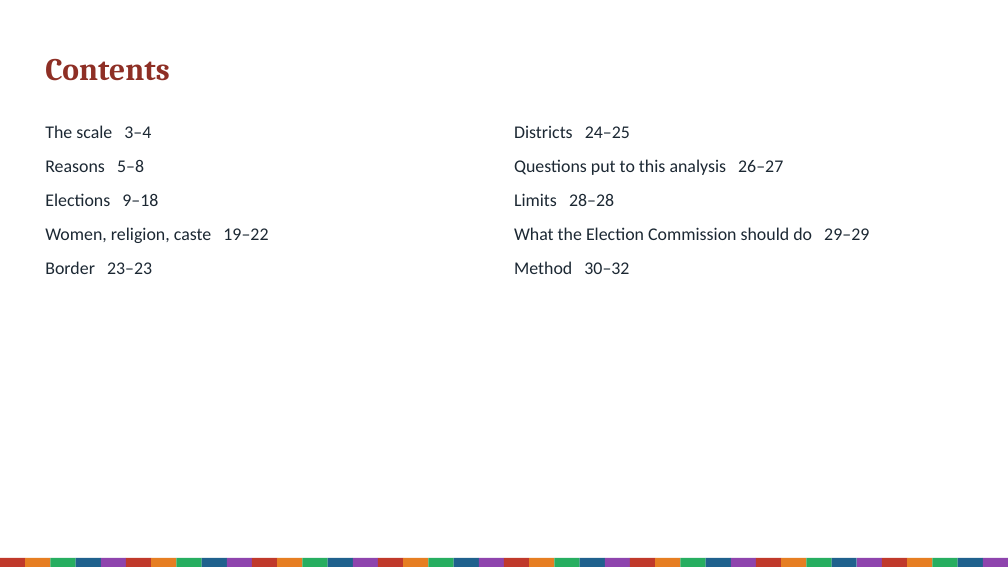
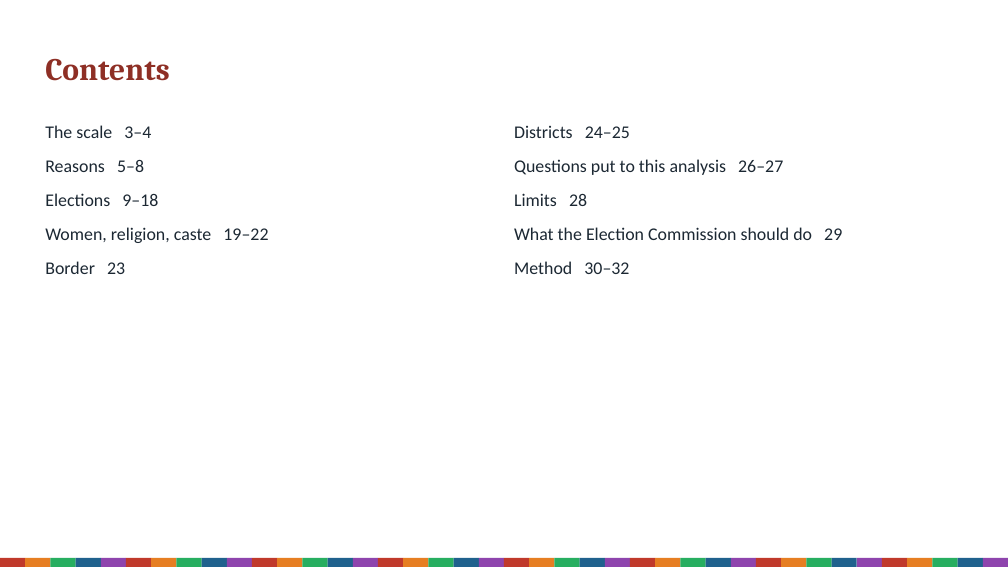
Before and after one commit to Varnasr/INDIA-DATA, a slide deck: slide 2 of reports/bihar-sir-2025-deck.pptx. Drawn at 1008x567 pixels with LibreOffice and Linux fonts; fonts in the diff are those of the drawing. Boxes give left, top, right and bottom in pixels: in the first picture for what was removed or moved away, otherwise in the second. Text is boxed around its words. In the diff, an @@ line names an element or a change of style, - is before the commit and + after.

```diff
--- a/reports/bihar-sir-2025-deck.pptx
+++ b/reports/bihar-sir-2025-deck.pptx
@@ text at box(514, 193, 842, 240): text changed @@
-Limits 28–28
-What the Election Commission should do 29–29
+Limits 28
+What the Election Commission should do 29
@@ text at box(45, 261, 125, 274): text changed @@
-Border 23–23
+Border 23
```
Also in this commit, not shown: 3 other files.
